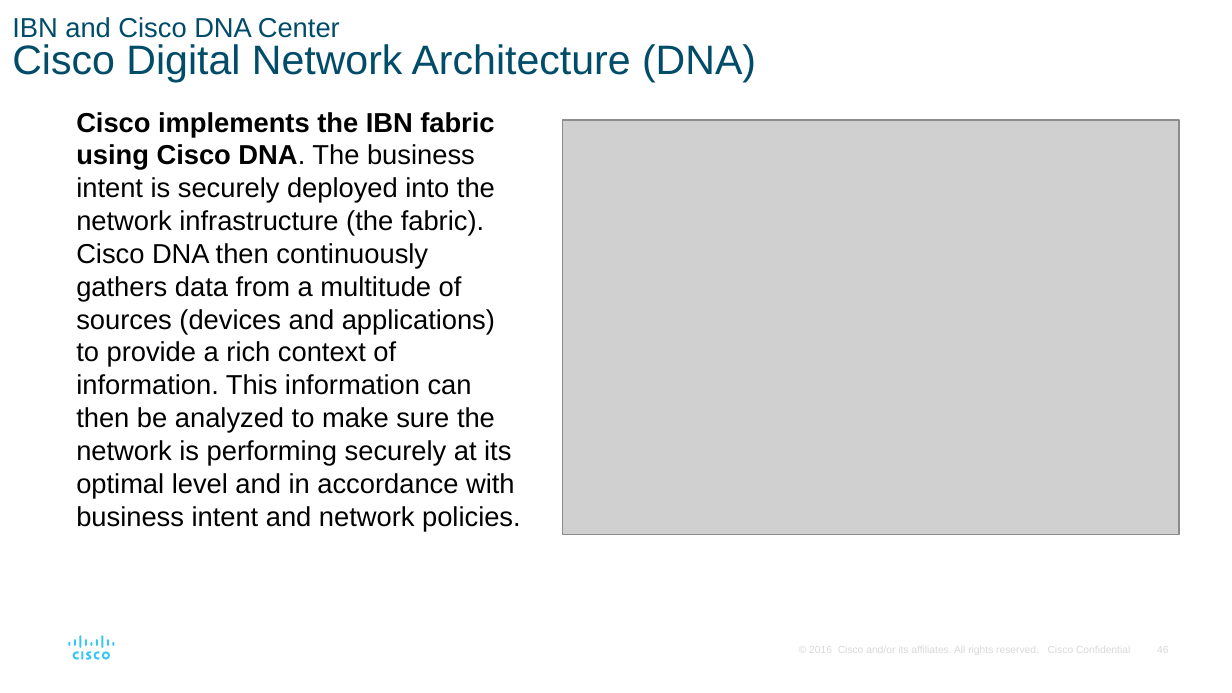
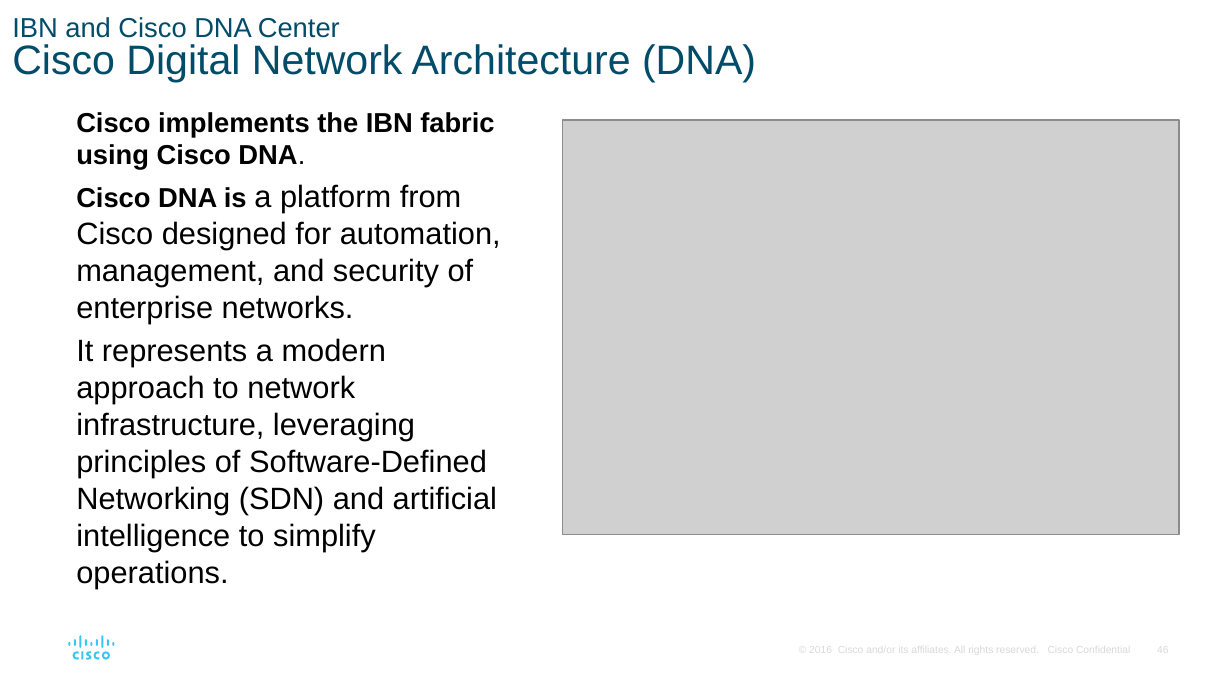
Before and after one commit to jb23lm87/CCNA-V7, a slide deck: slide 46 of ENSA_Module_14.pptx. Drawn at 1232x693 pixels with LibreOffice and Linux fonts; fonts in the diff are those of the drawing; grey boxes stand for pictures. Boxes give left, top, right and bottom in pixels: in the first picture for what was removed or moved away, otherwise in the second. Text is boxed around its words. In the diff, an @@ line names an element or a change of style, - is before the commit and + after.

Commit message:
Update ENSA_Module_14.pptx
explanation of IBN, Cisco DNA and Cisco DNA Center relation

```diff
--- a/ENSA_Module_14.pptx
+++ b/ENSA_Module_14.pptx
@@ text at (76,112,501,588): text changed; size 16 to 18 pt @@
-Cisco implements the IBN fabric using Cisco DNA. The business intent is securely deployed into the network infrastructure (the fabric). Cisco DNA then continuously gathers data from a multitude of sources (devices and applications) to provide a rich context of information. This information can then be analyzed to make sure the network is performing securely at its optimal level and in accordance with business intent and network policies.
+Cisco implements the IBN fabric using Cisco DNA.
+Cisco DNA is a platform from Cisco designed for automation, management, and security of enterprise networks.
+It represents a modern approach to network infrastructure, leveraging principles of Software-Defined Networking (SDN) and artificial intelligence to simplify operations.
```
Also in this commit, not shown: 2 other slides changed.
